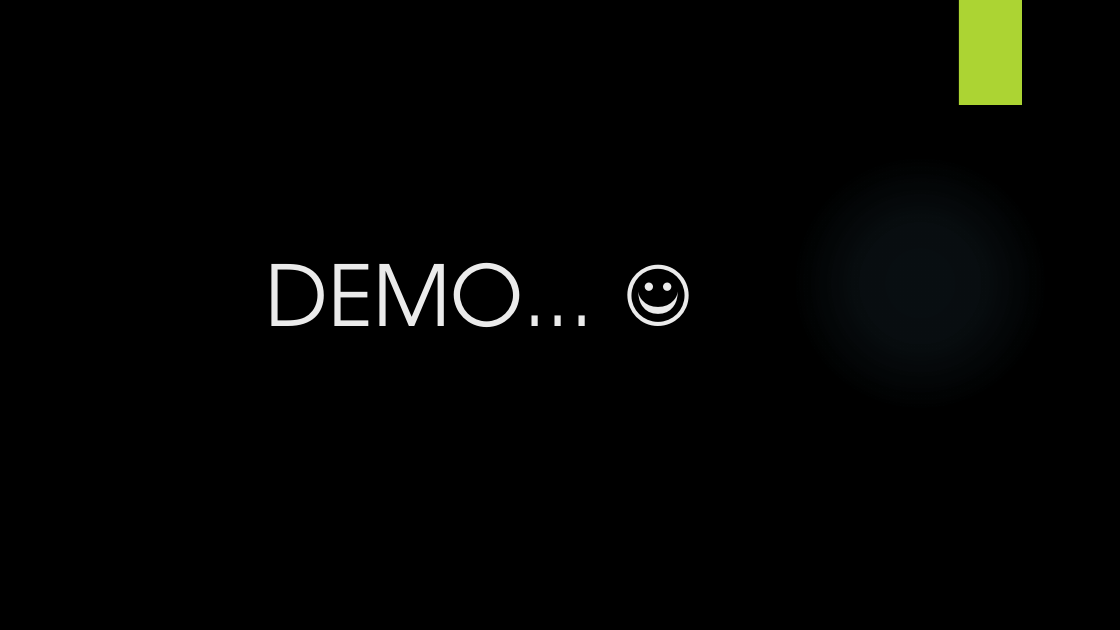
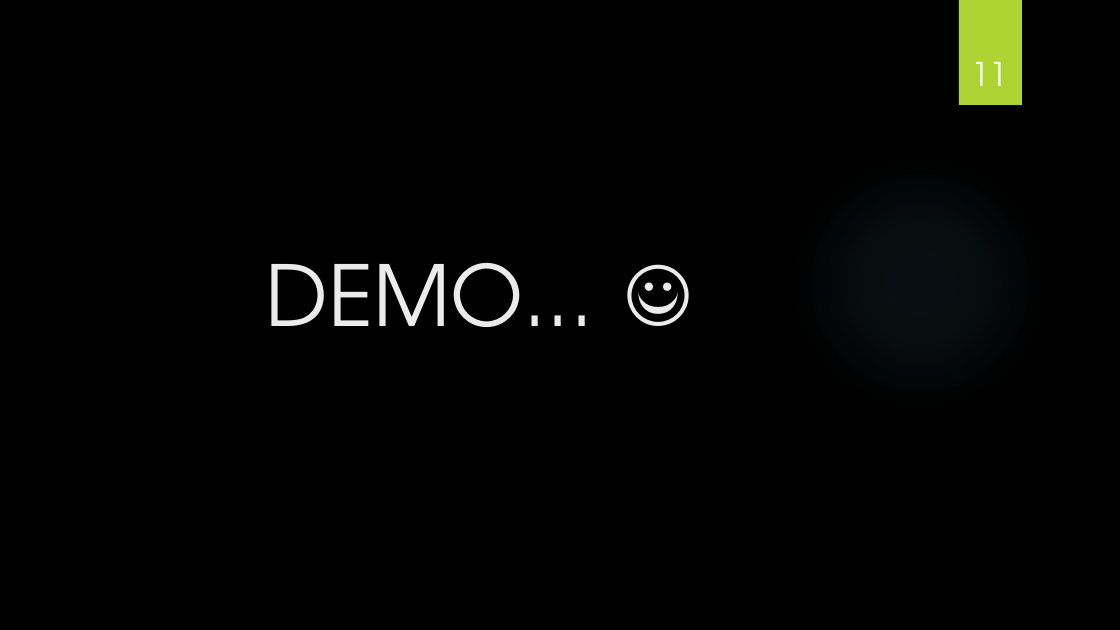
Before and after one commit to Wenja26/rezept, a slide deck: slide 11 of Rezptapp.pptx. Drawn at 1120x630 pixels with LibreOffice and Linux fonts; fonts in the diff are those of the drawing; background and template pictures are left out. Boxes give left, top, right and bottom in pixels: in the first picture for what was removed or moved away, otherwise in the second. Text is boxed around its words. In the diff, an @@ line names an element or a change of style, - is before the commit and + after.

```diff
--- a/Rezptapp.pptx
+++ b/Rezptapp.pptx
@@ page number added at <box>971,62,1007,86</box>, 28 pt, text #FFFFFF @@
+11
```
Also in this commit, not shown: 9 other slides changed, 17 other files.
